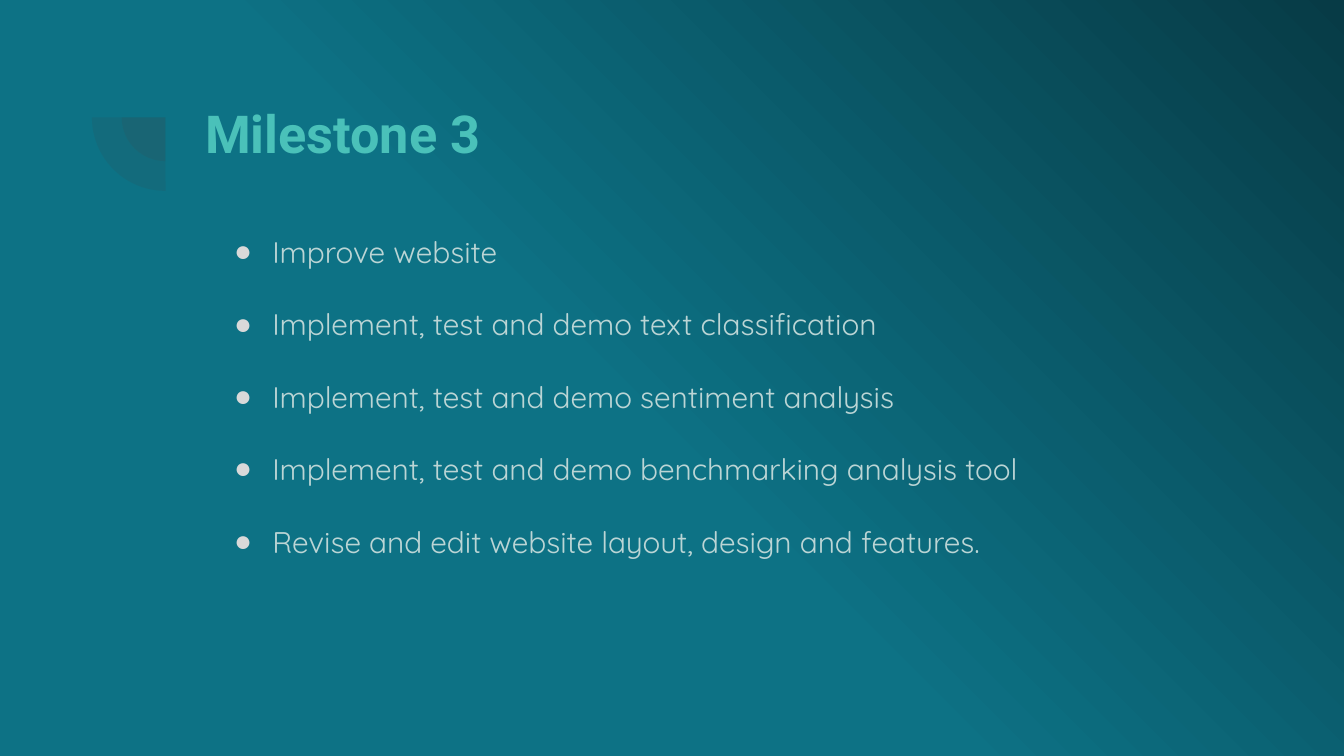
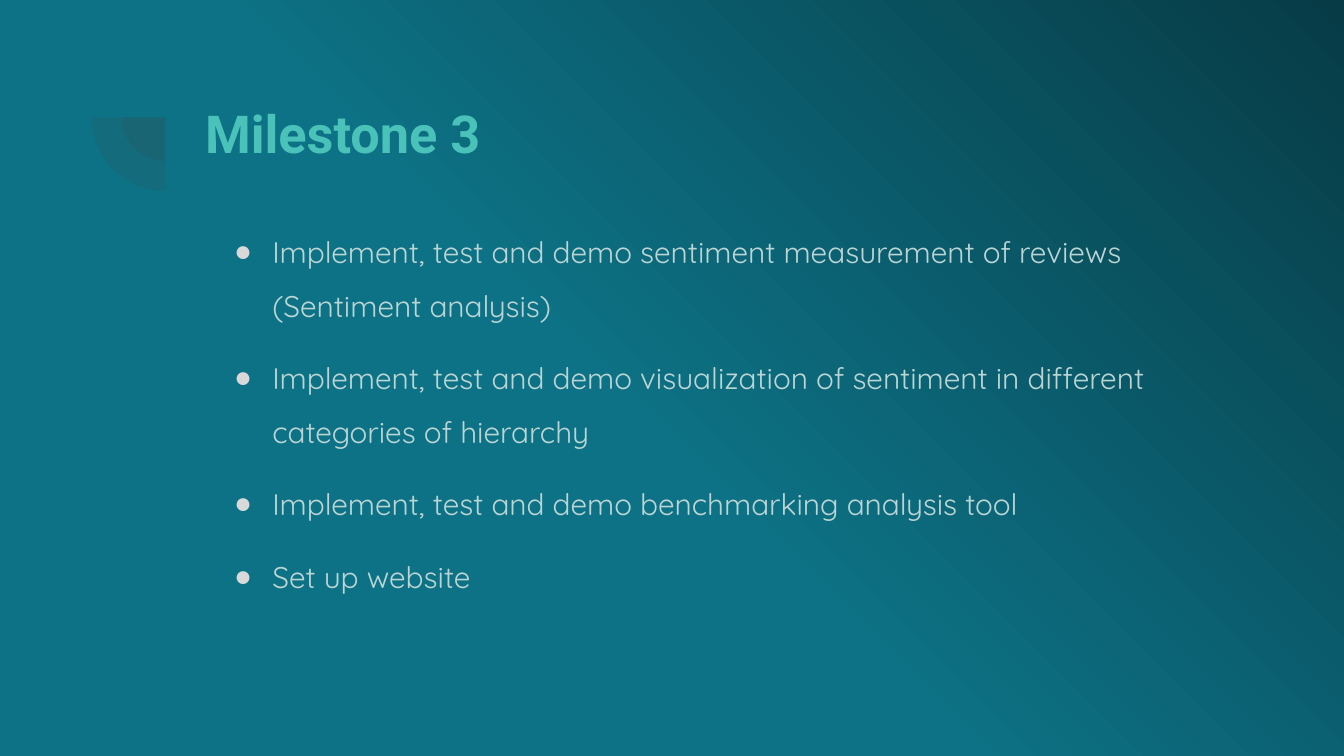
Before and after one commit to fobmsm/fobm.github.io, a slide deck: slide 10 of Future Oriented Benchmarking through social media analysis.ppsx. Drawn at 1344x756 pixels with LibreOffice and Linux fonts; fonts in the diff are those of the drawing. Boxes give left, top, right and bottom in pixels: in the first picture for what was removed or moved away, otherwise in the second. Text is boxed around its words. In the diff, an @@ line names an element or a change of style, - is before the commit and + after.

```diff
--- a/Future Oriented Benchmarking through social media analysis.ppsx
+++ b/Future Oriented Benchmarking through social media analysis.ppsx
@@ text at (272,241,1145,449): text changed @@
-● Improve website
-● Implement, test and demo text classification
-● Implement, test and demo sentiment analysis
+● Implement, test and demo sentiment measurement of reviews (Sentiment analysis)
+● Implement, test and demo visualization of sentiment in different categories of hierarchy
@@ text at (272,566,471,594): text changed @@
-● Revise and edit website layout, design and features.
+● Set up website
```
Also in this commit, not shown: 2 other slides changed, 1 other file.
